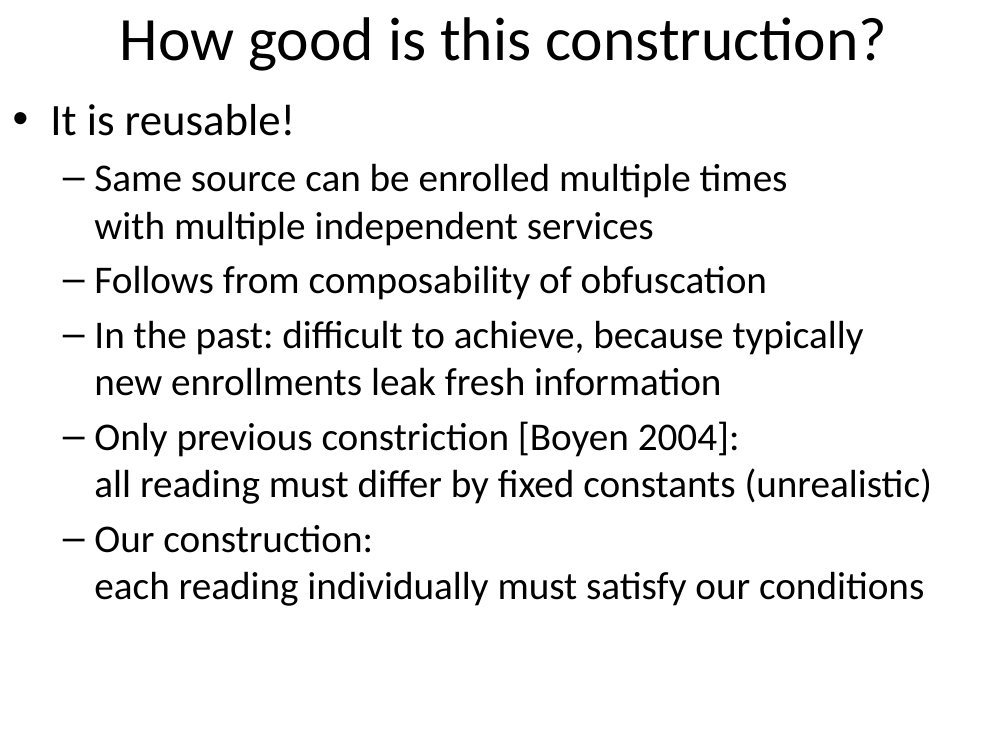
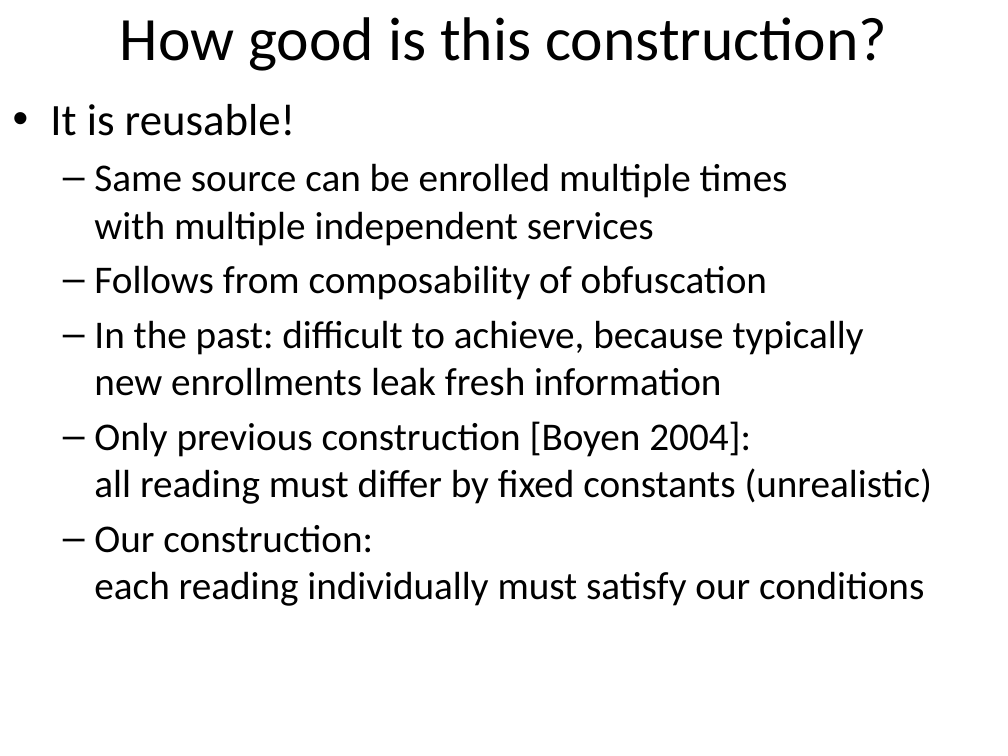
Before and after one commit to xianruimeng/comp-fuzzy-ext, a slide deck: slide 27 of constantRate/MoreErrorsThanEntropy-Allerton.pptx. Drawn at 1008x756 pixels with LibreOffice and Linux fonts; fonts in the diff are those of the drawing. Boxes give left, top, right and bottom in pixels: in the first picture for what was removed or moved away, otherwise in the second. Text is boxed around its words. In the diff, an @@ line names an element or a change of style, - is before the commit and + after.

```diff
--- a/constantRate/MoreErrorsThanEntropy-Allerton.pptx
+++ b/constantRate/MoreErrorsThanEntropy-Allerton.pptx
@@ text at (94, 421, 932, 504): text changed @@
-  – Only previous constriction [Boyen 2004]:
-    all reading must differ by fixed constants (unrealistic)
+  – Only previous construction [Boyen 2004]:
+    all reading must differ by fixed constants (unrealistic)
```
Also in this commit, not shown: 1 other slide changed.
